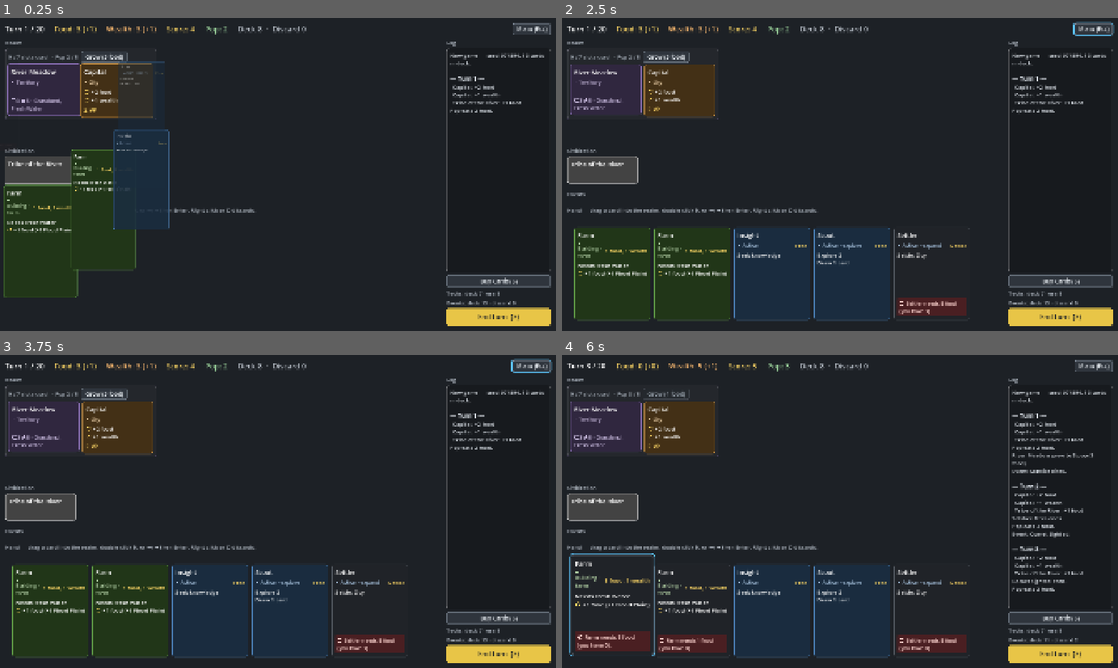
Above: before the commit, frames 1-4 (two rows, left to right).
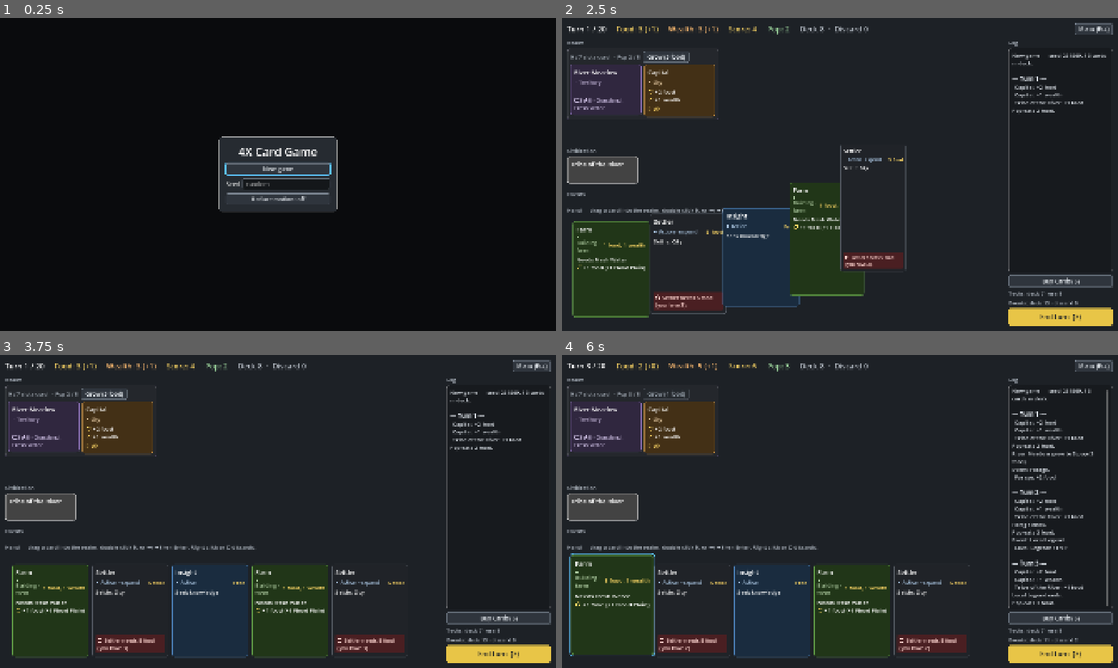
Above: after the commit, the same moments.

Repository: r888888888/4x-card-game
Game: Godot game, scene res://ui/main.tscn
Same seed, same stepped clock (60 frames per second), same inputs: the game is played once before the commit and once after it.
Inputs (mouse positions are in pixels of both pictures, inside the frame that each line leads up to):
- Up to frame 1 (0.25 s): no input
- Up to frame 2 (2.5 s): click (1095, 30) at 0.5 s, where only the run before the commit has a clickable "Menu (Esc)"; click (1062, 280) at 1.25 s, where only the run before the commit has a clickable "Buy Cards (S)"; click (840, 168) at 2 s, where only the run after the commit has a clickable "New game"
- Up to frame 3 (3.75 s): drag from (44, 426) to (333, 442) at 2.77 s; drag from (116, 426) to (250, 574) at 3.52 s
- Up to frame 4 (6 s): click "Grow (3 food)" at 4.25 s; click "End turn (E)" at 5 s; tap Enter (ui_accept) at 5.75 s; move the mouse to (600, 508) at 5.77 s; hold Right (ui_right) from 5.78 s (still down); tap E at 5.85 s; click (600, 508) at 5.92 s

The runs differ from the first frame. In frame 1, 83% of the frame differs, in the area x 0-100%, y 0-100%; in frame 2, 11%; in frame 3, 5.5%; in frame 4, 8.4%.

Commit message:
063: start screen on launch and from the menu's New game
Co-Authored-By: Claude Opus 5.5 <noreply@anthropic.com>

Diff:
--- a/tests/test_board_labels.gd
+++ b/tests/test_board_labels.gd
@@ -115,8 +115,9 @@
 	var main := open_main()
 	main.start_game(4242)
 	press_key(main, KEY_ESCAPE)  # nothing focused: opens the menu
-	var fields := main.find_children("*", "LineEdit", true, false)
-	check(fields.size() == 1 and fields[0].is_visible_in_tree(), "the menu's seed field is showing")
+	# 063: the hidden start screen has a seed field too, so only the visible ones count.
+	var fields := main.find_children("*", "LineEdit", true, false).filter(func(f): return f.is_visible_in_tree())
+	check(fields.size() == 1, "the menu's seed field is the one showing")
 	eq(fields[0].text if fields.size() == 1 else "", "4242", "seed field")
 	close_main(main)
 
--- a/ui/game_menu.gd
+++ b/ui/game_menu.gd
@@ -4,9 +4,10 @@
 ## Tab and the arrows stay inside it; a click on the dimmed area closes it. The board decides what the buttons
 ## do through the signals.
 
-## Restart or Enter in the seed field (seed_value: the field's seed, or -1 if it isn't a whole number), or
-## New game (-1: a random seed).
+## Restart or Enter in the seed field (seed_value: the field's seed, or -1 if it isn't a whole number).
 signal start_requested(seed_value: int)
+## New game: back to the start screen (063).
+signal new_game_requested
 ## Close, Esc, or a click on the dimmed area.
 signal close_requested
 signal exit_requested
@@ -41,14 +42,10 @@
 	var restart := UIKit.button("Restart", _restart)
 	restart.tooltip_text = "Start again with the seed above."
 	box.add_child(restart)
-	var new_game := UIKit.button("New game", func(): start_requested.emit(-1))
-	new_game.tooltip_text = "Start again with a random seed."
+	var new_game := UIKit.button("New game", func(): new_game_requested.emit())
+	new_game.tooltip_text = "Leave this game for the start screen."
 	box.add_child(new_game)
-	# A toggle that says its state in words (a checkbox's box is hard to read on this background).
-	_motion_toggle = UIKit.button("", func(): pass)
-	_motion_toggle.toggle_mode = true
-	_motion_toggle.tooltip_text = "No bouncing, shaking or tilting; cards jump to their place and fade in. Saved."
-	_motion_toggle.toggled.connect(Settings.set_reduce_motion)
+	_motion_toggle = UIKit.motion_toggle()
 	box.add_child(_motion_toggle)
 	box.add_child(HSeparator.new())
 	var close := UIKit.button("Close (Esc)", func(): close_requested.emit())
@@ -56,18 +53,7 @@
 	var exit := UIKit.button("Exit", func(): exit_requested.emit())
 	exit.tooltip_text = "Quit the game. It isn't saved."
 	box.add_child(exit)
-	# Keep keyboard focus inside the menu: Tab/Shift+Tab and Up/Down wrap around its controls.
-	var controls: Array[Control] = [_seed_edit, restart, new_game, _motion_toggle, close, exit]
-	for i in controls.size():
-		var here := controls[i]
-		var next := controls[(i + 1) % controls.size()]
-		var prev := controls[i - 1]
-		here.focus_next = here.get_path_to(next)
-		here.focus_previous = here.get_path_to(prev)
-		here.focus_neighbor_bottom = here.focus_next
-		here.focus_neighbor_top = here.focus_previous
-		here.focus_neighbor_left = NodePath(".")
-		here.focus_neighbor_right = NodePath(".")
+	UIKit.focus_loop([_seed_edit, restart, new_game, _motion_toggle, close, exit])
 
 
 func is_open() -> bool:
@@ -99,5 +85,4 @@
 
 ## Matches the Reduce motion toggle to the setting.
 func show_motion_setting(calm: bool) -> void:
-	_motion_toggle.set_pressed_no_signal(calm)
-	_motion_toggle.text = "Reduce motion: %s" % ("on" if calm else "off")
+	UIKit.show_motion(_motion_toggle, calm)
--- a/ui/main.gd
+++ b/ui/main.gd
@@ -23,7 +23,9 @@
 var drag: DragController
 var focus: CardFocus
 var details: CardDetailsModal
-
+var start_screen: StartScreen  # shown on launch and from the menu's New game, with the board hidden (063)
+
+var _board: Control  # the top bar and the body (play area and side panel)
 var _top_bar: TopBar
 var _menu: GameMenu
 var _menu_return: CardView  # the card to give the focus back to when the menu closes (null: the Menu button)
@@ -47,13 +49,14 @@
 	Game.engine.logged.connect(_side.append_log)
 	Game.engine.card_played.connect(_on_card_played)
 	get_viewport().gui_focus_changed.connect(_on_gui_focus_changed)
-	start_game(-1)
+	show_start_screen()
 
 
 ## Keyboard play (CardFocus.handle_key). Only reached when no control with focus (a button or the seed field)
 ## used the key. Nothing here runs while the menu is open.
 func _unhandled_key_input(event: InputEvent) -> void:
-	if Game.engine != null and event is InputEventKey and event.pressed and not _menu.is_open() and focus.handle_key(event as InputEventKey):
+	if Game.engine != null and event is InputEventKey and event.pressed and not _menu.is_open() and not start_screen.is_open() \
+			and focus.handle_key(event as InputEventKey):
 		get_viewport().set_input_as_handled()
 
 
@@ -73,11 +76,29 @@
 func start_game(seed_value: int) -> void:
 	if seed_value < 0:
 		seed_value = randi_range(1, 999999)
+	start_screen.hide()
+	_board.show()
 	_menu.set_seed(seed_value)
 	_side.clear_log()
 	supply.close()
 	_reset_views()
 	Game.new_game(seed_value)
+
+
+## Leaves the current game for the start screen: the board, its cards and any open choice go away.
+func show_start_screen() -> void:
+	supply.close()
+	details.close()
+	_reset_views()
+	choices.refresh("")
+	_game_over.overlay.hide()
+	_board.hide()
+	start_screen.open()
+
+
+## Test hook (063): whether the board (top bar, play area, side panel) is showing.
+func board_shown() -> bool:
+	return _board.visible
 
 
 ## Test hook (045): the number of card views in the hand row, resting or flying in.
@@ -420,6 +441,7 @@
 	for side in ["left", "right", "top", "bottom"]:
 		margin.add_theme_constant_override("margin_" + side, 18)
 	add_child(margin)
+	_board = margin
 
 	var root := VBoxContainer.new()
 	root.add_theme_constant_override("separation", 12)
@@ -486,14 +508,20 @@
 	_menu.start_requested.connect(func(seed_value: int):
 		_close_menu(false)
 		start_game(seed_value))
+	_menu.new_game_requested.connect(func():
+		_close_menu(false)
+		show_start_screen())
 	_menu.close_requested.connect(_close_menu)
 	_menu.exit_requested.connect(func(): quit_hook.call())
 	details = CardDetailsModal.new(self)
+	start_screen = StartScreen.new(self)
+	start_screen.start_requested.connect(start_game)
 	_apply_motion_setting()
 	Settings.changed.connect(_apply_motion_setting)
 
 
-## Matches the menu's toggle and the looping drop-zone pulse to the reduce motion setting.
+## Matches the menu's and start screen's toggles and the looping drop-zone pulse to the reduce motion setting.
 func _apply_motion_setting() -> void:
 	_menu.show_motion_setting(UIKit.calm())
+	UIKit.show_motion(start_screen.motion_toggle, UIKit.calm())
 	drag.apply_motion(UIKit.calm())
--- /dev/null
+++ b/ui/start_screen.gd
@@ -0,0 +1,62 @@
+class_name StartScreen
+extends RefCounted
+## The start screen (backlog 063): the game's title, New game with an optional seed, and the Reduce motion toggle.
+## It is shown on launch and from the menu's New game, with the board hidden behind it. The board decides what New
+## game does through start_requested.
+
+## New game, or Enter in the seed field (seed_value: the field's seed, or -1 if it is empty or not a whole number).
+signal start_requested(seed_value: int)
+
+var overlay: Control
+var seed_edit: LineEdit
+var new_game_button: Button
+var motion_toggle: Button
+
+
+## Builds the screen on parent, hidden.
+func _init(parent: Control) -> void:
+	overlay = UIKit.overlay(parent)
+	overlay.z_index = 30  # above the menu and every other overlay
+	var box := overlay.get_meta("box") as VBoxContainer
+	box.custom_minimum_size.x = 360
+	var title := UIKit.title(ProjectSettings.get_setting("application/config/name"))
+	title.add_theme_font_size_override("font_size", 40)
+	title.horizontal_alignment = HORIZONTAL_ALIGNMENT_CENTER
+	box.add_child(title)
+	new_game_button = UIKit.button("New game", _start)
+	new_game_button.tooltip_text = "Start a game with the seed below, or a random one if it's empty."
+	box.add_child(new_game_button)
+	var seed_row := HBoxContainer.new()
+	seed_row.add_theme_constant_override("separation", 10)
+	box.add_child(seed_row)
+	var seed_label := Label.new()
+	seed_label.text = "Seed"
+	seed_row.add_child(seed_label)
+	seed_edit = LineEdit.new()
+	seed_edit.size_flags_horizontal = Control.SIZE_EXPAND_FILL
+	seed_edit.placeholder_text = "random"
+	seed_edit.tooltip_text = "The same seed deals the same game. Leave it empty for a random one."
+	seed_edit.text_submitted.connect(func(_text: String): _start())
+	seed_row.add_child(seed_edit)
+	motion_toggle = UIKit.motion_toggle()
+	box.add_child(motion_toggle)
+	UIKit.focus_loop([new_game_button, seed_edit, motion_toggle])
+
+
+func is_open() -> bool:
+	return overlay.visible
+
+
+## Shows the screen with New game focused.
+func open() -> void:
+	overlay.show()
+	new_game_button.grab_focus()
+
+
+func hide() -> void:
+	overlay.hide()
+
+
+func _start() -> void:
+	var text := seed_edit.text.strip_edges()
+	start_requested.emit(text.to_int() if text.is_valid_int() else -1)
--- a/ui/ui_kit.gd
+++ b/ui/ui_kit.gd
@@ -169,6 +169,35 @@
 	return b
 
 
+## The Reduce motion toggle: a button that says its state in words (a checkbox's box is hard to read on this
+## background). Toggling it sets and saves the setting; show_motion matches it to the setting.
+static func motion_toggle() -> Button:
+	var toggle := button("", func(): pass)
+	toggle.toggle_mode = true
+	toggle.tooltip_text = "No bouncing, shaking or tilting; cards jump to their place and fade in. Saved."
+	toggle.toggled.connect(Settings.set_reduce_motion)
+	return toggle
+
+
+static func show_motion(toggle: Button, calm: bool) -> void:
+	toggle.set_pressed_no_signal(calm)
+	toggle.text = "Reduce motion: %s" % ("on" if calm else "off")
+
+
+## Keeps keyboard focus inside controls: Tab/Shift+Tab and Up/Down wrap around them; Left/Right stay put.
+static func focus_loop(controls: Array[Control]) -> void:
+	for i in controls.size():
+		var here := controls[i]
+		var next := controls[(i + 1) % controls.size()]
+		var prev := controls[i - 1]
+		here.focus_next = here.get_path_to(next)
+		here.focus_previous = here.get_path_to(prev)
+		here.focus_neighbor_bottom = here.focus_next
+		here.focus_neighbor_top = here.focus_previous
+		here.focus_neighbor_left = NodePath(".")
+		here.focus_neighbor_right = NodePath(".")
+
+
 static func fx_label(text: String, font_size: int, color: Color) -> Label:
 	var label := Label.new()
 	label.text = text
Not shown, added: ui/start_screen.gd.uid
Not shown, changed: docs/backlog/063-start-screen.md
